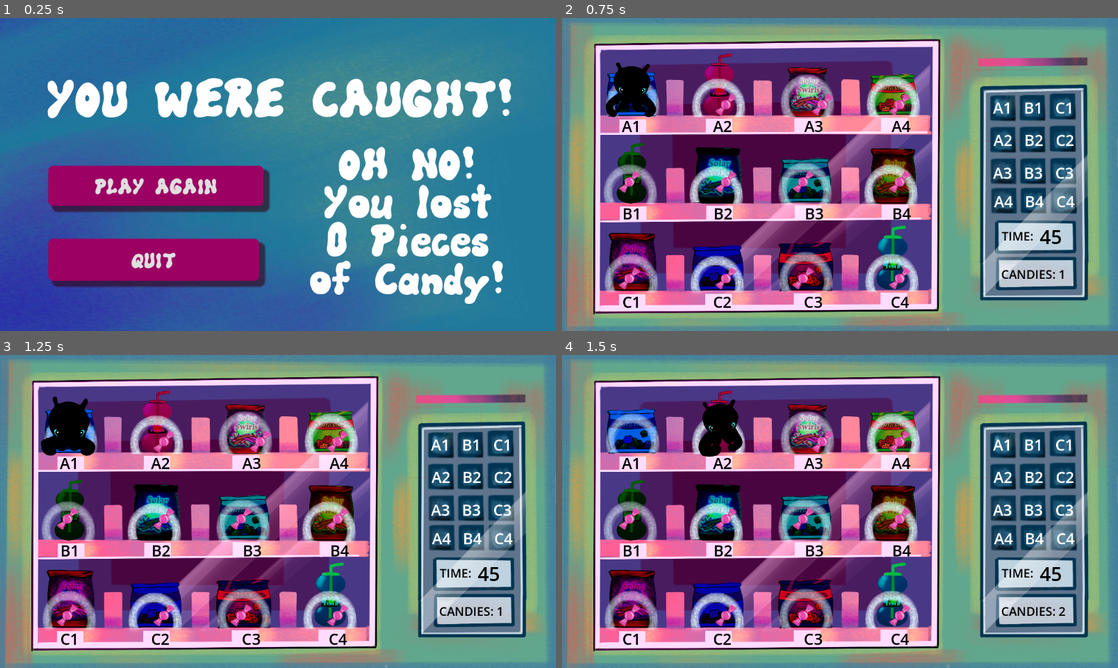
Above: before the commit, frames 1-4 (two rows, left to right).
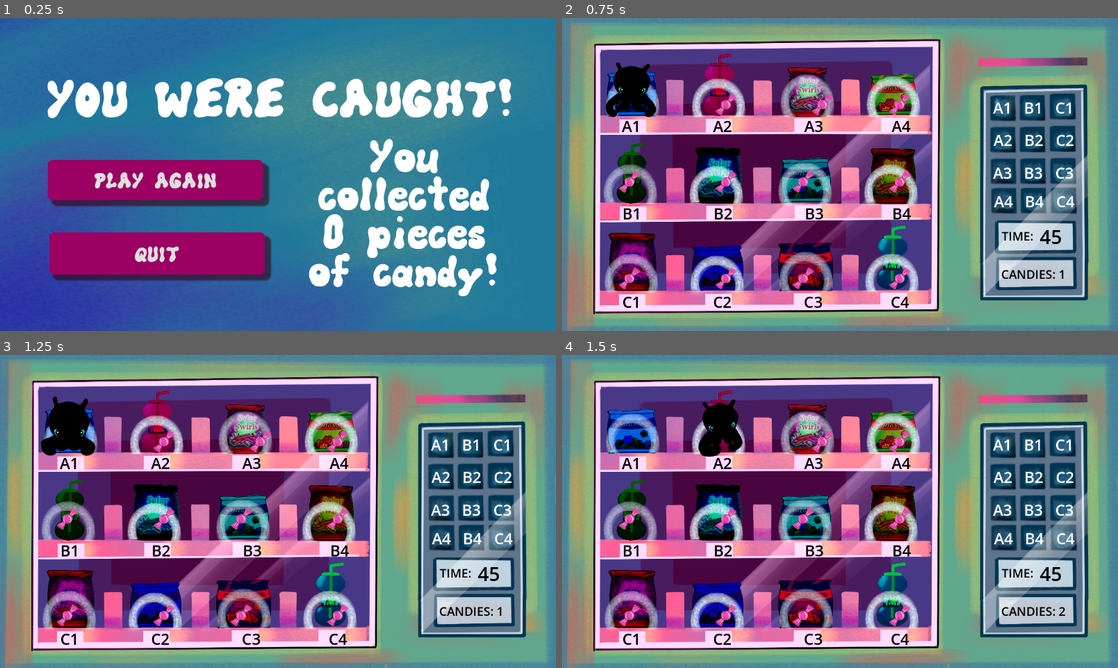
Above: after the commit, the same moments.

Repository: therealteaparty/Final-Project
Game: Godot game, scene res://UI/lose_fr.tscn
Same seed, same stepped clock (60 frames per second), same inputs: the game is played once before the commit and once after it. This scene is started directly instead of the project's main scene.
Inputs:
- Up to frame 1 (0.25 s): no input
- Up to frame 2 (0.75 s): click "PLAY AGAIN" at 0.5 s
- Up to frame 3 (1.25 s): no input
- Up to frame 4 (1.5 s): hold D (right) from 1.28 s (still down)

The runs differ from the first frame. In frame 1, 14% of the frame differs, in the area x 8-91%, y 38-92%; in frame 2, nothing differs; in frame 3, nothing differs; in frame 4, nothing differs.

Commit message:
final version hopefully

Diff:
--- a/Levels/level1.tscn
+++ b/Levels/level1.tscn
@@ -16,6 +16,21 @@
 [ext_resource type="AudioStream" uid="uid://y8pvgjbpxp0o" path="res://Assets/My Song 64.mp3" id="14_kl5uu"]
 [ext_resource type="AudioStream" uid="uid://b5fis4jdrdb5i" path="res://Assets/Vent.mp3" id="15_alw52"]
 
+[sub_resource type="Animation" id="Animation_e0jsq"]
+length = 0.001
+tracks/0/type = "value"
+tracks/0/imported = false
+tracks/0/enabled = true
+tracks/0/path = NodePath(".:position")
+tracks/0/interp = 1
+tracks/0/loop_wrap = true
+tracks/0/keys = {
+"times": PackedFloat32Array(0),
+"transitions": PackedFloat32Array(1),
+"update": 0,
+"values": [Vector2(145, 158)]
+}
+
 [sub_resource type="Animation" id="Animation_fw5d8"]
 resource_name = "new_animation"
 tracks/0/type = "value"
@@ -29,21 +44,6 @@
 "transitions": PackedFloat32Array(1, 1),
 "update": 0,
 "values": [Vector2(145, 158), Vector2(145, 694)]
-}
-
-[sub_resource type="Animation" id="Animation_e0jsq"]
-length = 0.001
-tracks/0/type = "value"
-tracks/0/imported = false
-tracks/0/enabled = true
-tracks/0/path = NodePath(".:position")
-tracks/0/interp = 1
-tracks/0/loop_wrap = true
-tracks/0/keys = {
-"times": PackedFloat32Array(0),
-"transitions": PackedFloat32Array(1),
-"update": 0,
-"values": [Vector2(145, 158)]
 }
 
 [sub_resource type="AnimationLibrary" id="AnimationLibrary_mt5ms"]
@@ -88,6 +88,21 @@
 "new_animation": SubResource("Animation_bwegb")
 }
 
+[sub_resource type="Animation" id="Animation_31bgq"]
+length = 0.001
+tracks/0/type = "value"
+tracks/0/imported = false
+tracks/0/enabled = true
+tracks/0/path = NodePath(".:position")
+tracks/0/interp = 1
+tracks/0/loop_wrap = true
+tracks/0/keys = {
+"times": PackedFloat32Array(0),
+"transitions": PackedFloat32Array(1),
+"update": 0,
+"values": [Vector2(473.1, 163.165)]
+}
+
 [sub_resource type="Animation" id="Animation_xd4jc"]
 resource_name = "new_animation"
 tracks/0/type = "value"
@@ -101,21 +116,6 @@
 "transitions": PackedFloat32Array(1, 1),
 "update": 0,
 "values": [Vector2(473.1, 163.165), Vector2(473.1, 715.165)]
-}
-
-[sub_resource type="Animation" id="Animation_31bgq"]
-length = 0.001
-tracks/0/type = "value"
-tracks/0/imported = false
-tracks/0/enabled = true
-tracks/0/path = NodePath(".:position")
-tracks/0/interp = 1
-tracks/0/loop_wrap = true
-tracks/0/keys = {
-"times": PackedFloat32Array(0),
-"transitions": PackedFloat32Array(1),
-"update": 0,
-"values": [Vector2(473.1, 163.165)]
 }
 
 [sub_resource type="AnimationLibrary" id="AnimationLibrary_h8u71"]
@@ -124,6 +124,21 @@
 "new_animation": SubResource("Animation_xd4jc")
 }
 
+[sub_resource type="Animation" id="Animation_sty6x"]
+length = 0.001
+tracks/0/type = "value"
+tracks/0/imported = false
+tracks/0/enabled = true
+tracks/0/path = NodePath(".:position")
+tracks/0/interp = 1
+tracks/0/loop_wrap = true
+tracks/0/keys = {
+"times": PackedFloat32Array(0),
+"transitions": PackedFloat32Array(1),
+"update": 0,
+"values": [Vector2(686, 159)]
+}
+
 [sub_resource type="Animation" id="Animation_geyop"]
 resource_name = "new_animation"
 tracks/0/type = "value"
@@ -137,21 +152,6 @@
 "transitions": PackedFloat32Array(1, 1),
 "update": 0,
 "values": [Vector2(686, 159), Vector2(686, 695)]
-}
-
-[sub_resource type="Animation" id="Animation_sty6x"]
-length = 0.001
-tracks/0/type = "value"
-tracks/0/imported = false
-tracks/0/enabled = true
-tracks/0/path = NodePath(".:position")
-tracks/0/interp = 1
-tracks/0/loop_wrap = true
-tracks/0/keys = {
-"times": PackedFloat32Array(0),
-"transitions": PackedFloat32Array(1),
-"update": 0,
-"values": [Vector2(686, 159)]
 }
 
 [sub_resource type="AnimationLibrary" id="AnimationLibrary_51pcn"]
@@ -160,6 +160,21 @@
 "new_animation": SubResource("Animation_geyop")
 }
 
+[sub_resource type="Animation" id="Animation_0c330"]
+length = 0.001
+tracks/0/type = "value"
+tracks/0/imported = false
+tracks/0/enabled = true
+tracks/0/path = NodePath(".:position")
+tracks/0/interp = 1
+tracks/0/loop_wrap = true
+tracks/0/keys = {
+"times": PackedFloat32Array(0),
+"transitions": PackedFloat32Array(1),
+"update": 0,
+"values": [Vector2(144, 321)]
+}
+
 [sub_resource type="Animation" id="Animation_gyhdo"]
 resource_name = "new_animation"
 tracks/0/type = "value"
@@ -173,21 +188,6 @@
 "transitions": PackedFloat32Array(1, 1),
 "update": 0,
 "values": [Vector2(144, 321), Vector2(144, 713)]
-}
-
-[sub_resource type="Animation" id="Animation_0c330"]
-length = 0.001
-tracks/0/type = "value"
-tracks/0/imported = false
-tracks/0/enabled = true
-tracks/0/path = NodePath(".:position")
-tracks/0/interp = 1
-tracks/0/loop_wrap = true
-tracks/0/keys = {
-"times": PackedFloat32Array(0),
-"transitions": PackedFloat32Array(1),
-"update": 0,
-"values": [Vector2(144, 321)]
 }
 
 [sub_resource type="AnimationLibrary" id="AnimationLibrary_dlg5b"]
@@ -196,6 +196,21 @@
 "new_animation": SubResource("Animation_gyhdo")
 }
 
+[sub_resource type="Animation" id="Animation_3sd10"]
+length = 0.001
+tracks/0/type = "value"
+tracks/0/imported = false
+tracks/0/enabled = true
+tracks/0/path = NodePath(".:position")
+tracks/0/interp = 1
+tracks/0/loop_wrap = true
+tracks/0/keys = {
+"times": PackedFloat32Array(0),
+"transitions": PackedFloat32Array(1),
+"update": 0,
+"values": [Vector2(283, 337)]
+}
+
 [sub_resource type="Animation" id="Animation_ystqr"]
 resource_name = "new_animation"
 tracks/0/type = "value"
@@ -209,21 +224,6 @@
 "transitions": PackedFloat32Array(1, 1),
 "update": 0,
 "values": [Vector2(283, 337), Vector2(283, 721)]
-}
-
-[sub_resource type="Animation" id="Animation_3sd10"]
-length = 0.001
-tracks/0/type = "value"
-tracks/0/imported = false
-tracks/0/enabled = true
-tracks/0/path = NodePath(".:position")
-tracks/0/interp = 1
-tracks/0/loop_wrap = true
-tracks/0/keys = {
-"times": PackedFloat32Array(0),
-"transitions": PackedFloat32Array(1),
-"update": 0,
-"values": [Vector2(283, 337)]
 }
 
 [sub_resource type="AnimationLibrary" id="AnimationLibrary_wvd3d"]
@@ -232,6 +232,21 @@
 "new_animation": SubResource("Animation_ystqr")
 }
 
+[sub_resource type="Animation" id="Animation_ym7ay"]
+length = 0.001
+tracks/0/type = "value"
+tracks/0/imported = false
+tracks/0/enabled = true
+tracks/0/path = NodePath(".:position")
+tracks/0/interp = 1
+tracks/0/loop_wrap = true
+tracks/0/keys = {
+"times": PackedFloat32Array(0),
+"transitions": PackedFloat32Array(1),
+"update": 0,
+"values": [Vector2(505, 336.594)]
+}
+
 [sub_resource type="Animation" id="Animation_eaq7g"]
 resource_name = "new_animation"
 tracks/0/type = "value"
@@ -245,21 +260,6 @@
 "transitions": PackedFloat32Array(1, 1),
 "update": 0,
 "values": [Vector2(505, 336.594), Vector2(505, 696.594)]
-}
-
-[sub_resource type="Animation" id="Animation_ym7ay"]
-length = 0.001
-tracks/0/type = "value"
-tracks/0/imported = false
-tracks/0/enabled = true
-tracks/0/path = NodePath(".:position")
-tracks/0/interp = 1
-tracks/0/loop_wrap = true
-tracks/0/keys = {
-"times": PackedFloat32Array(0),
-"transitions": PackedFloat32Array(1),
-"update": 0,
-"values": [Vector2(505, 336.594)]
 }
 
 [sub_resource type="AnimationLibrary" id="AnimationLibrary_s2a1e"]
@@ -268,6 +268,21 @@
 "new_animation": SubResource("Animation_eaq7g")
 }
 
+[sub_resource type="Animation" id="Animation_pppfp"]
+length = 0.001
+tracks/0/type = "value"
+tracks/0/imported = false
+tracks/0/enabled = true
+tracks/0/path = NodePath(".:position")
+tracks/0/interp = 1
+tracks/0/loop_wrap = true
+tracks/0/keys = {
+"times": PackedFloat32Array(0),
+"transitions": PackedFloat32Array(1),
+"update": 0,
+"values": [Vector2(646, 338)]
+}
+
 [sub_resource type="Animation" id="Animation_dpmki"]
 resource_name = "new_animation"
 tracks/0/type = "value"
@@ -281,21 +296,6 @@
 "transitions": PackedFloat32Array(1, 1),
 "update": 0,
 "values": [Vector2(646, 338), Vector2(646, 722)]
-}
-
-[sub_resource type="Animation" id="Animation_pppfp"]
-length = 0.001
-tracks/0/type = "value"
-tracks/0/imported = false
-tracks/0/enabled = true
-tracks/0/path = NodePath(".:position")
-tracks/0/interp = 1
-tracks/0/loop_wrap = true
-tracks/0/keys = {
-"times": PackedFloat32Array(0),
-"transitions": PackedFloat32Array(1),
-"update": 0,
-"values": [Vector2(646, 338)]
 }
 
 [sub_resource type="AnimationLibrary" id="AnimationLibrary_mqpmk"]
@@ -304,6 +304,21 @@
 "new_animation": SubResource("Animation_dpmki")
 }
 
+[sub_resource type="Animation" id="Animation_3du3x"]
+length = 0.001
+tracks/0/type = "value"
+tracks/0/imported = false
+tracks/0/enabled = true
+tracks/0/path = NodePath(".:position")
+tracks/0/interp = 1
+tracks/0/loop_wrap = true
+tracks/0/keys = {
+"times": PackedFloat32Array(0),
+"transitions": PackedFloat32Array(1),
+"update": 0,
+"values": [Vector2(104, 516)]
+}
+
 [sub_resource type="Animation" id="Animation_pjfl0"]
 resource_name = "new_animation"
 tracks/0/type = "value"
@@ -317,21 +332,6 @@
 "transitions": PackedFloat32Array(1, 1),
 "update": 0,
 "values": [Vector2(104, 516), Vector2(104, 732)]
-}
-
-[sub_resource type="Animation" id="Animation_3du3x"]
-length = 0.001
-tracks/0/type = "value"
-tracks/0/imported = false
-tracks/0/enabled = true
-tracks/0/path = NodePath(".:position")
-tracks/0/interp = 1
-tracks/0/loop_wrap = true
-tracks/0/keys = {
-"times": PackedFloat32Array(0),
-"transitions": PackedFloat32Array(1),
-"update": 0,
-"values": [Vector2(104, 516)]
 }
 
 [sub_resource type="AnimationLibrary" id="AnimationLibrary_guvac"]
@@ -340,6 +340,21 @@
 "new_animation": SubResource("Animation_pjfl0")
 }
 
+[sub_resource type="Animation" id="Animation_r6tpy"]
+length = 0.001
+tracks/0/type = "value"
+tracks/0/imported = false
+tracks/0/enabled = true
+tracks/0/path = NodePath(".:position")
+tracks/0/interp = 1
+tracks/0/loop_wrap = true
+tracks/0/keys = {
+"times": PackedFloat32Array(0),
+"transitions": PackedFloat32Array(1),
+"update": 0,
+"values": [Vector2(323, 518)]
+}
+
 [sub_resource type="Animation" id="Animation_unkls"]
 resource_name = "new_animation"
 tracks/0/type = "value"
@@ -353,21 +368,6 @@
 "transitions": PackedFloat32Array(1, 1),
 "update": 0,
 "values": [Vector2(323, 518), Vector2(323, 702)]
-}
-
-[sub_resource type="Animation" id="Animation_r6tpy"]
-length = 0.001
-tracks/0/type = "value"
-tracks/0/imported = false
-tracks/0/enabled = true
-tracks/0/path = NodePath(".:position")
-tracks/0/interp = 1
-tracks/0/loop_wrap = true
-tracks/0/keys = {
-"times": PackedFloat32Array(0),
-"transitions": PackedFloat32Array(1),
-"update": 0,
-"values": [Vector2(323, 518)]
 }
 
 [sub_resource type="AnimationLibrary" id="AnimationLibrary_cx5gl"]
@@ -376,6 +376,21 @@
 "new_animation": SubResource("Animation_unkls")
 }
 
+[sub_resource type="Animation" id="Animation_4t0vh"]
+length = 0.001
+tracks/0/type = "value"
+tracks/0/imported = false
+tracks/0/enabled = true
+tracks/0/path = NodePath(".:position")
+tracks/0/interp = 1
+tracks/0/loop_wrap = true
+tracks/0/keys = {
+"times": PackedFloat32Array(0),
+"transitions": PackedFloat32Array(1),
+"update": 0,
+"values": [Vector2(505, 515)]
+}
+
 [sub_resource type="Animation" id="Animation_8rsjy"]
 resource_name = "new_animation"
 tracks/0/type = "value"
@@ -389,21 +404,6 @@
 "transitions": PackedFloat32Array(1, 1),
 "update": 0,
 "values": [Vector2(505, 515), Vector2(505, 707)]
-}
-
-[sub_resource type="Animation" id="Animation_4t0vh"]
-length = 0.001
-tracks/0/type = "value"
-tracks/0/imported = false
-tracks/0/enabled = true
-tracks/0/path = NodePath(".:position")
-tracks/0/interp = 1
-tracks/0/loop_wrap = true
-tracks/0/keys = {
-"times": PackedFloat32Array(0),
-"transitions": PackedFloat32Array(1),
-"update": 0,
-"values": [Vector2(505, 515)]
 }
 
 [sub_resource type="AnimationLibrary" id="AnimationLibrary_nn6jw"]
@@ -412,6 +412,21 @@
 "new_animation": SubResource("Animation_8rsjy")
 }
 
+[sub_resource type="Animation" id="Animation_wxgix"]
+length = 0.001
+tracks/0/type = "value"
+tracks/0/imported = false
+tracks/0/enabled = true
+tracks/0/path = NodePath(".:position")
+tracks/0/interp = 1
+tracks/0/loop_wrap = true
+tracks/0/keys = {
+"times": PackedFloat32Array(0),
+"transitions": PackedFloat32Array(1),
+"update": 0,
+"values": [Vector2(684, 496)]
+}
+
 [sub_resource type="Animation" id="Animation_6l4pu"]
 resource_name = "new_animation"
 tracks/0/type = "value"
@@ -425,21 +440,6 @@
 "transitions": PackedFloat32Array(1, 1),
 "update": 0,
 "values": [Vector2(684, 496), Vector2(684, 744)]
-}
-
-[sub_resource type="Animation" id="Animation_wxgix"]
-length = 0.001
-tracks/0/type = "value"
-tracks/0/imported = false
-tracks/0/enabled = true
-tracks/0/path = NodePath(".:position")
-tracks/0/interp = 1
-tracks/0/loop_wrap = true
-tracks/0/keys = {
-"times": PackedFloat32Array(0),
-"transitions": PackedFloat32Array(1),
-"update": 0,
-"values": [Vector2(684, 496)]
 }
 
 [sub_resource type="AnimationLibrary" id="AnimationLibrary_vwig5"]
--- a/UI/lose_fr.gd
+++ b/UI/lose_fr.gd
@@ -2,7 +2,7 @@
 
 
 func _ready():
-	$Score.text = "OH NO! You lost " + str(Global.coins) + " Pieces of Candy!"
+	$Score.text = "You collected " + str(Global.coins) + " pieces of candy!"
 
 func _on_play_again_pressed():
 	get_tree().change_scene_to_file("res://Levels/level1.tscn")
--- a/UI/lose_fr.tscn
+++ b/UI/lose_fr.tscn
@@ -25,10 +25,10 @@
 anchor_top = 0.5
 anchor_right = 1.0
 anchor_bottom = 0.5
-offset_left = 100.0
-offset_top = -18.0
-offset_right = -606.0
-offset_bottom = 65.0
+offset_left = 99.0
+offset_top = -30.0
+offset_right = -607.0
+offset_bottom = 53.0
 grow_horizontal = 2
 grow_vertical = 2
 theme = ExtResource("2_u62ex")
@@ -40,10 +40,10 @@
 anchor_top = 0.5
 anchor_right = 1.0
 anchor_bottom = 0.5
-offset_left = 100.0
-offset_top = 133.0
-offset_right = -615.0
-offset_bottom = 220.0
+offset_left = 102.0
+offset_top = 120.0
+offset_right = -603.0
+offset_bottom = 207.0
 grow_horizontal = 2
 grow_vertical = 2
 theme = ExtResource("2_u62ex")
@@ -63,15 +63,19 @@
 
 [node name="Score" type="Label" parent="."]
 layout_mode = 0
-offset_left = 609.0
-offset_top = 243.0
-offset_right = 1080.0
-offset_bottom = 590.0
+offset_left = 602.0
+offset_top = 227.0
+offset_right = 1073.0
+offset_bottom = 574.0
 theme = ExtResource("2_u62ex")
 theme_override_font_sizes/font_size = 95
 horizontal_alignment = 1
 vertical_alignment = 1
 autowrap_mode = 2
 
+[node name="AudioStreamPlayer" type="AudioStreamPlayer" parent="."]
+stream = ExtResource("4_o3s5t")
+autoplay = true
+
 [connection signal="pressed" from="Play_Again" to="." method="_on_play_again_pressed"]
 [connection signal="pressed" from="Quit" to="." method="_on_quit_pressed"]
--- a/UI/winani.gd
+++ b/UI/winani.gd
@@ -1,4 +1,7 @@
 extends Control
+
+func _ready():
+	$Score.text = "You collected " + str(Global.coins) + " pieces of candy!"
 
 func _on_quit_pressed():
 	get_tree().quit()
--- a/UI/winani.tscn
+++ b/UI/winani.tscn
@@ -57,6 +57,15 @@
 scale = Vector2(0.814815, 0.814815)
 texture = ExtResource("3_pstyd")
 
+[node name="Score" type="Label" parent="."]
+layout_mode = 0
+offset_left = 81.0
+offset_top = 154.0
+offset_right = 578.0
+offset_bottom = 318.0
+theme = ExtResource("5_eojy1")
+theme_override_font_sizes/font_size = 30
+
 [node name="Quit" type="Button" parent="."]
 layout_mode = 1
 anchors_preset = 14
Not shown: 1 places in UI/lose_fr.tscn that only renumber resources
